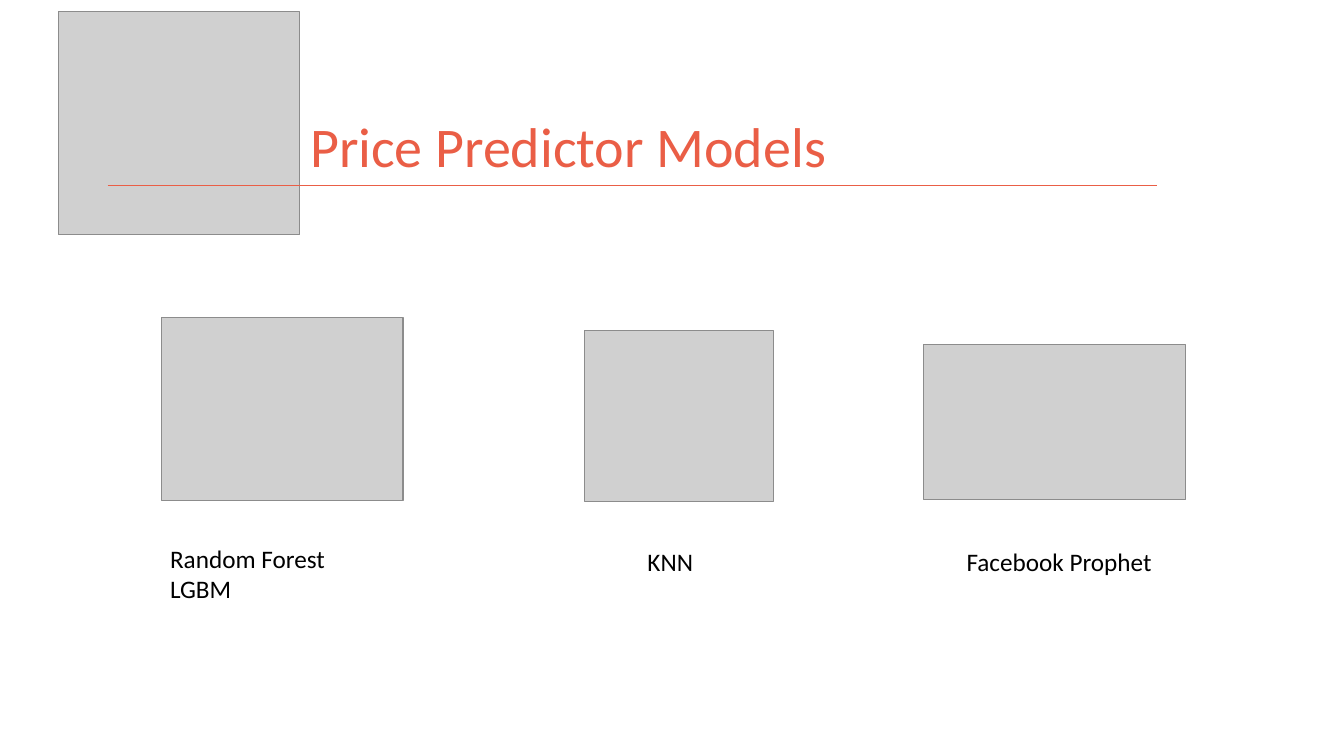
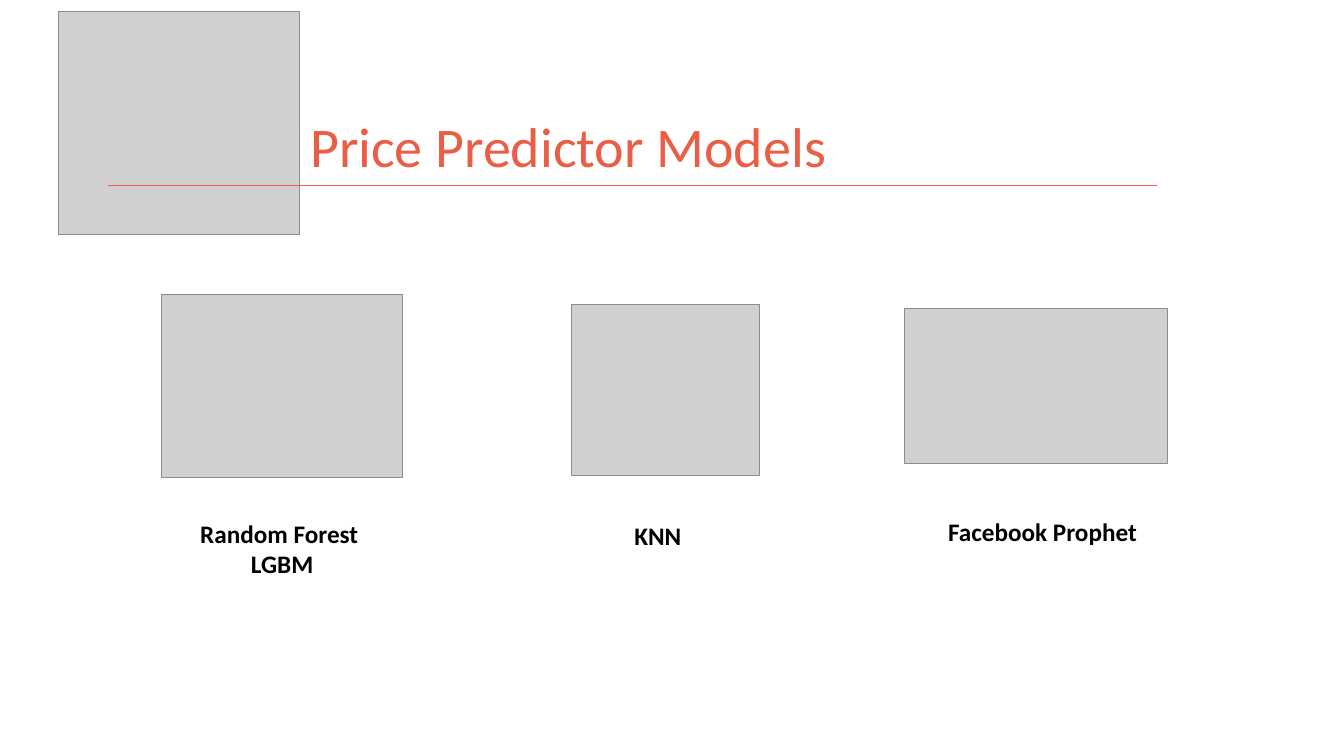
Before and after one commit to kman4/AirbnbPredictions, a slide deck: slide 6 of Airbnb Price Predictions (Model).pptx. Drawn at 1344x756 pixels with LibreOffice and Linux fonts; fonts in the diff are those of the drawing; grey boxes stand for pictures. Boxes give left, top, right and bottom in pixels: in the first picture for what was removed or moved away, otherwise in the second. Text is boxed around its words. In the diff, an @@ line names an element or a change of style, - is before the commit and + after.

```diff
--- a/Airbnb Price Predictions (Model).pptx
+++ b/Airbnb Price Predictions (Model).pptx
@@ picture: place and size @@
-picture at (161, 318, 402, 500)
+picture at (161, 294, 402, 477)
@@ picture: place and size @@
-picture at (585, 331, 773, 502)
+picture at (572, 304, 760, 476)
@@ picture: place and size @@
-picture at (924, 345, 1186, 500)
+picture at (905, 309, 1168, 464)
@@ text "Random Forest": place and size @@
-text "Random Forest" at (170, 550, 325, 598)
+text "Random Forest" at (200, 525, 359, 573)
@@ text "Random Forest" at (200, 525, 359, 573): bold on; alignment left to centre @@
@@ text "KNN": place and size @@
-text "KNN" at (647, 554, 693, 571)
+text "KNN" at (634, 528, 681, 545)
@@ text "KNN" at (634, 528, 681, 545): bold on @@
@@ text "Facebook Prophet" at (948, 523, 1137, 545): bold on @@
@@ text "Facebook Prophet": place and size @@
-text "Facebook Prophet" at (967, 553, 1152, 575)
+text "Facebook Prophet" at (948, 523, 1137, 545)
```
Also in this commit, not shown: 3 other slides changed.
